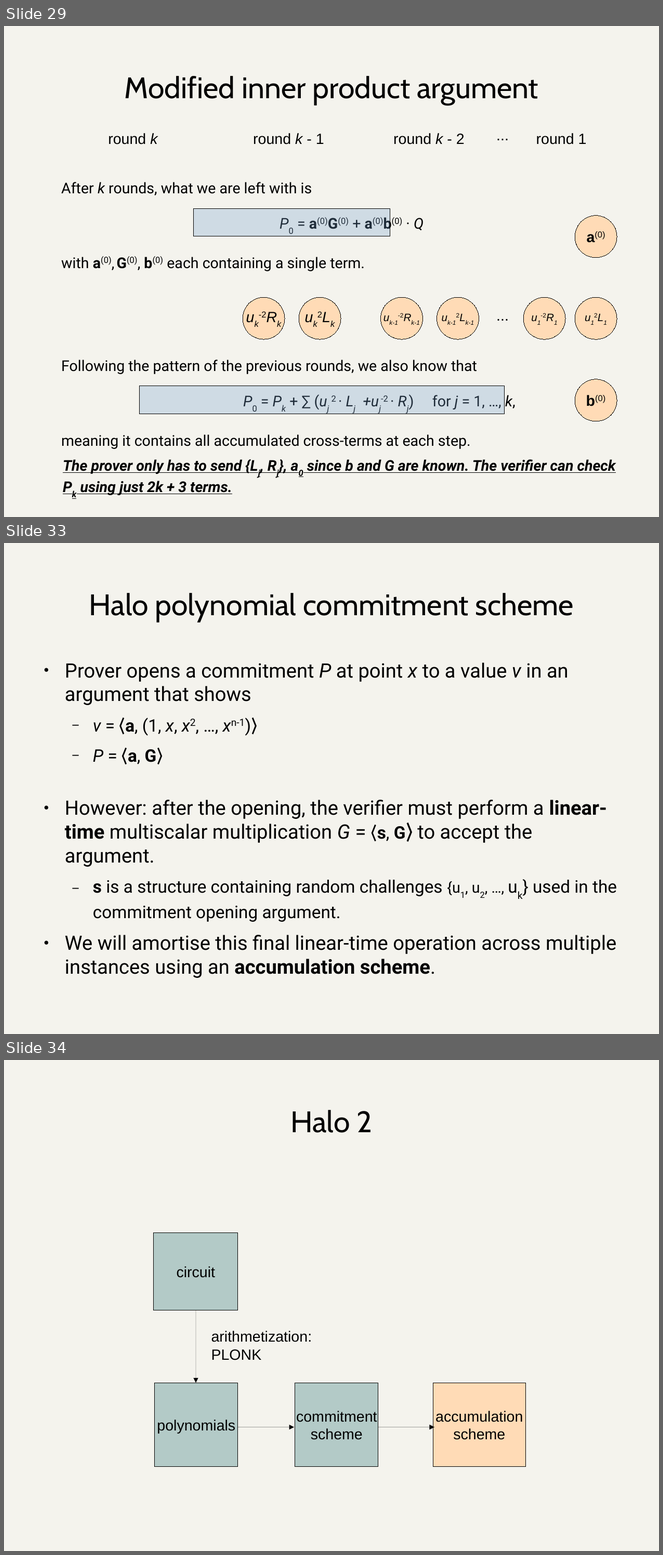
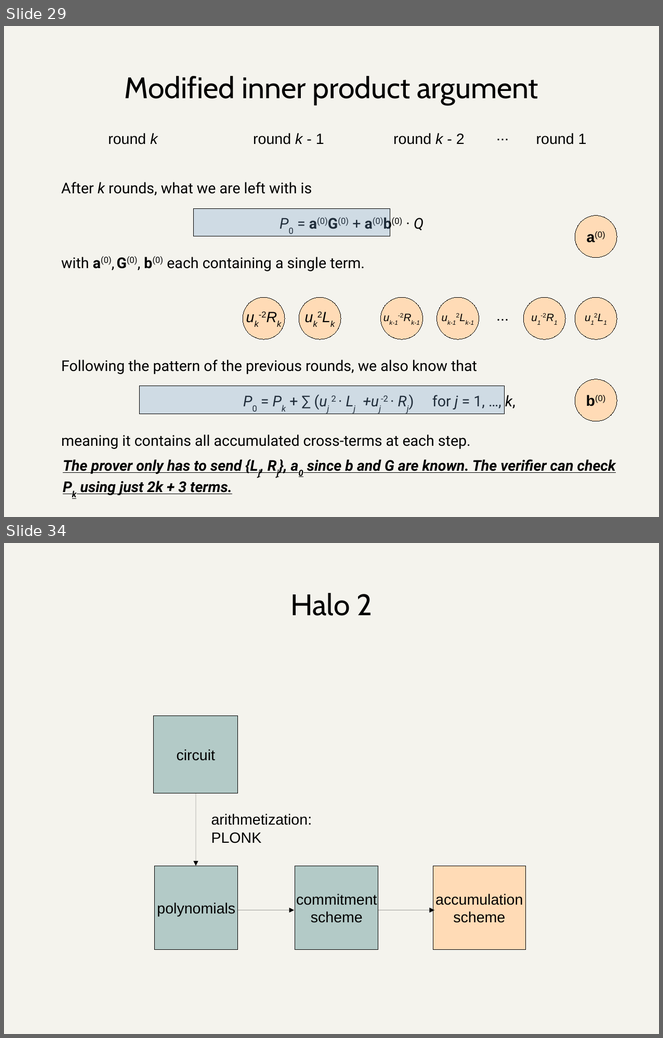
Before and after one commit to daira/halographs, a slide deck: deepdive.odp. Shown one above the other, each under a label of ours: slides 29, 33 and 34 before the commit, slides 29 and 34 after it; the slides between them are not shown. The pictures are 663x1555 and 663x1038 pixels, drawn with LibreOffice and Linux fonts; fonts in the diff are those of the drawing. Boxes give left, top, right and bottom in pixels: in the first picture for what was removed or moved away, otherwise in the second. Text is boxed around its words. In the diff, an @@ line names an element or a change of style, - is before the commit and + after.

```diff
--- a/deepdive.odp
+++ b/deepdive.odp
@@ slide 33 removed at box(4, 543, 659, 1034), background #F4F3ED @@
@@ title removed at box(89, 593, 574, 622) @@
-Halo polynomial commitment scheme
@@ text removed at box(65, 663, 617, 978) @@
-● Prover opens a commitment P at point x to a value v in an argument that shows
-  − v = ⟨a, (1, x, x2, …, xn-1)⟩
-  − P = ⟨a, G⟩
-● However: after the opening, the verifier must perform a linear-time multiscalar multiplication G = ⟨s, G⟩ to accept the argument.
-  − s is a structure containing random challenges {u1, u2, …, uk} used in the commitment opening argument.
-● We will amortise this final linear-time operation across multiple instances using an accumulation scheme.
```
Also in this commit, not shown: 8 slides changed, 2 slides added, 1 other slide removed, 1 other file.
